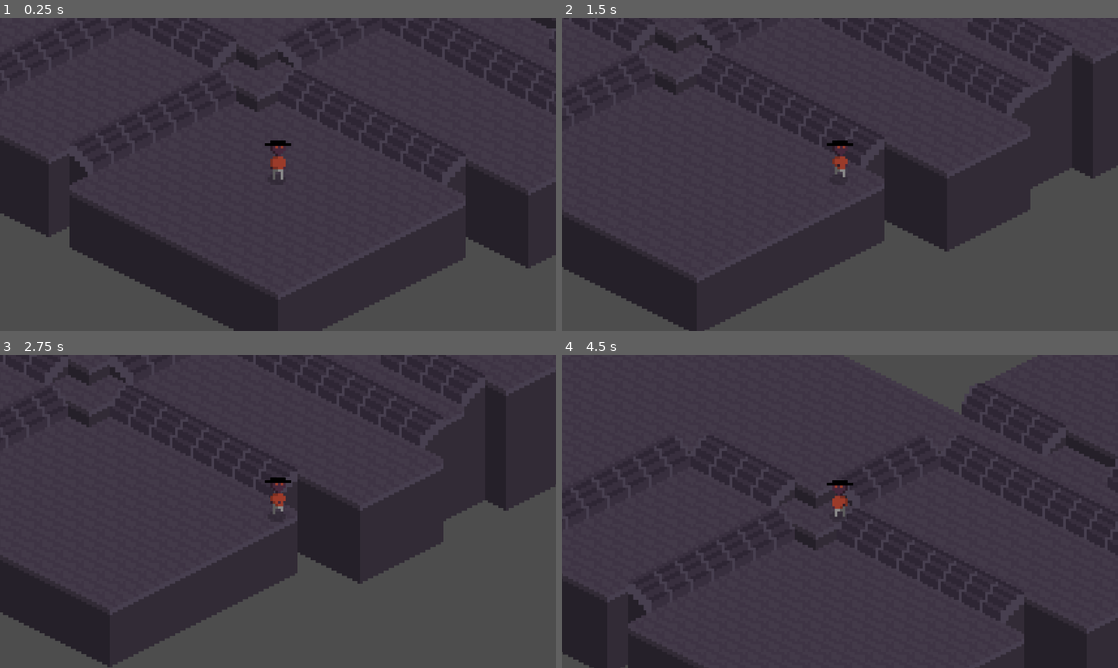
Above: before the commit, frames 1-4 (two rows, left to right).
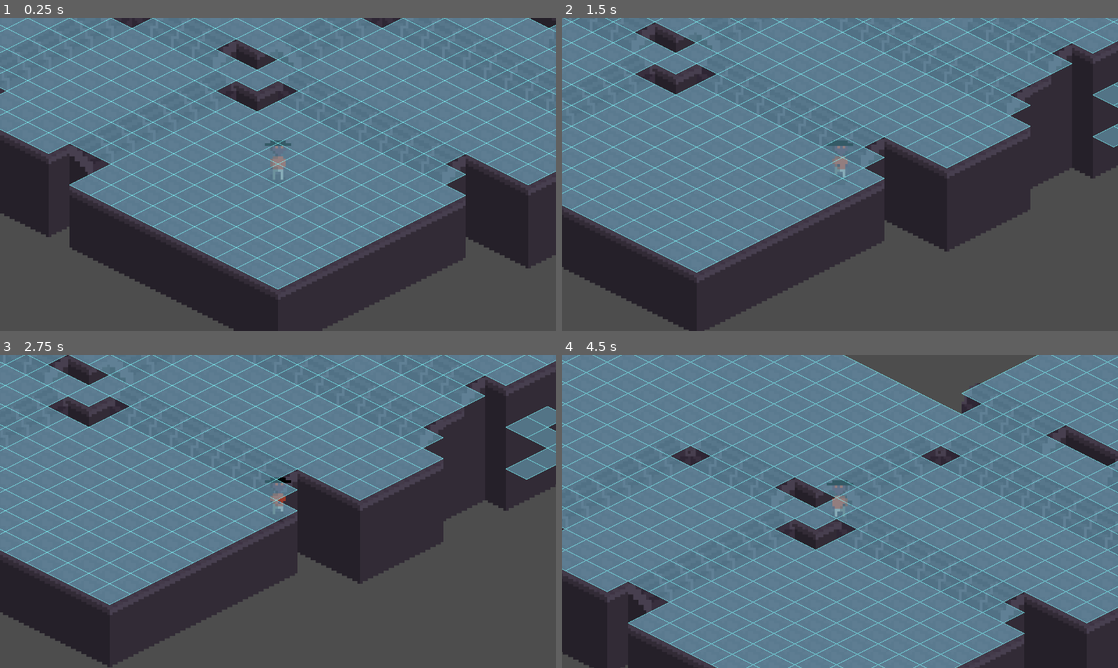
Above: after the commit, the same moments.

Repository: EnterGilgamesh/Castrum-Mortuorum
Game: Godot game, scene res://World/world.tscn
The game is run twice, just before and just after one commit, with the same random seed, the same clock (stepped at 60 frames per second) and the same inputs.
Inputs:
- Up to frame 1 (0.25 s): no input
- Up to frame 2 (1.5 s): tap Enter at 0.5 s; hold D (Move Right) 0.53-1.28 s; hold S (Move Down) from 1.28 s (still down)
- Up to frame 3 (2.75 s): release S (Move Down) at 2.03 s; hold D (Move Right) from 2.03 s (still down)
- Up to frame 4 (4.5 s): release D (Move Right) at 2.78 s; hold W (Move Up) 2.78-3.53 s; hold A (Move Left) from 3.53 s (still down)

The runs differ from the first frame. In frame 1, 61% of the frame differs, in the area x 0-100%, y 0-87%; in frame 2, 51%; in frame 3, 48%; in frame 4, 86%, in the area x 0-100%, y 0-100%.

Commit message:
changed ghost sprite

Diff:
--- a/the-castle/World/world.tscn
+++ b/the-castle/World/world.tscn
@@ -8,7 +8,7 @@
 [sub_resource type="NavigationPolygon" id="NavigationPolygon_3f78f"]
 vertices = PackedVector2Array(8, 0, 0, 4, -8, 0, 0, -4)
 polygons = Array[PackedInt32Array]([PackedInt32Array(0, 1, 2, 3)])
-outlines = Array[PackedVector2Array]([PackedVector2Array(0, 4, -8, 0, 0, -4, 8, 0)])
+outlines = Array[PackedVector2Array]([PackedVector2Array(0, -4, -8, 0, 0, 4, 8, 0)])
 agent_radius = 0.0
 
 [sub_resource type="NavigationPolygon" id="NavigationPolygon_k8do8"]
@@ -82,4 +82,5 @@
 texture_filter = 1
 tile_map_data = PackedByteArray("AAD0/+3/AAABAAAAAAD0/+7/AAABAAAAAAD0/+//AAABAAAAAAD0//D/AAAGAAAAAAD0//H/AAAGAAAAAAD0// …(10064 unchanged characters)…
 tile_set = SubResource("TileSet_8ns4b")
+navigation_visibility_mode = 1
 script = ExtResource("2_35e3h")
--- a/the-castle/boah.gd
+++ b/the-castle/boah.gd
@@ -11,7 +11,7 @@
 
 @onready var nav_agent: NavigationAgent2D = $NavigationAgent2D
 @onready var pathfind_timer: Timer = $PathfindCooldown
-@onready var sprite: AnimatedSprite2D = $AnimatedSprite2D
+@onready var sprite: Sprite2D = $GhostBoah
 
 func _ready() -> void:
 	# Add effects for hiding mode on spawn
@@ -37,7 +37,7 @@
 	elif direction.x < 0:
 		sprite.flip_h = true
 	if direction == Vector2.ZERO:
-		sprite.play("idle")
+		#sprite.play("idle")
 		# Add effects for hiding mode
 		if hiding == false:
 			hiding = true
@@ -45,7 +45,7 @@
 			var tween = create_tween()
 			tween.tween_property(sprite, "modulate", hiding_colour, 0)
 	else:
-		sprite.play("chase")
+		#sprite.play("chase")
 		# Remove effects for hiding mode
 		if hiding == true:
 			hiding = false
--- a/the-castle/boah.tscn
+++ b/the-castle/boah.tscn
@@ -1,7 +1,7 @@
 [gd_scene load_steps=13 format=3 uid="uid://d3nfjg3wvu464"]
 
 [ext_resource type="Script" uid="uid://dju8akq12h4vy" path="res://boah.gd" id="1_4gyqm"]
-[ext_resource type="Texture2D" uid="uid://bx3nu8re5tb3y" path="res://Ghost Boah.png" id="1_7k104"]
+[ext_resource type="Texture2D" uid="uid://ha76q3gcykab" path="res://Weeping Spector.png" id="2_kx0a8"]
 [ext_resource type="Texture2D" uid="uid://cme3wd34bnbho" path="res://Boah-sheet.png" id="3_qi2p4"]
 
 [sub_resource type="CircleShape2D" id="CircleShape2D_4gyqm"]
@@ -77,11 +77,12 @@
 shape = SubResource("CircleShape2D_4gyqm")
 
 [node name="GhostBoah" type="Sprite2D" parent="."]
-visible = false
 position = Vector2(0, -5)
-texture = ExtResource("1_7k104")
+texture = ExtResource("2_kx0a8")
 
 [node name="NavigationAgent2D" type="NavigationAgent2D" parent="."]
+path_postprocessing = 1
+simplify_epsilon = 0.1
 debug_enabled = true
 
 [node name="PathfindCooldown" type="Timer" parent="."]
@@ -95,6 +96,7 @@
 shape = SubResource("CircleShape2D_qi2p4")
 
 [node name="AnimatedSprite2D" type="AnimatedSprite2D" parent="."]
+visible = false
 sprite_frames = SubResource("SpriteFrames_dxifv")
 animation = &"idle"
 frame_progress = 0.74543303
Binary file added: the-castle/Weeping Spector.png
Not shown, added: the-castle/Weeping Spector.png.import
Binary file added: the-castle/Weeping Spector_big.png
Not shown, added: the-castle/export_presets.cfg
